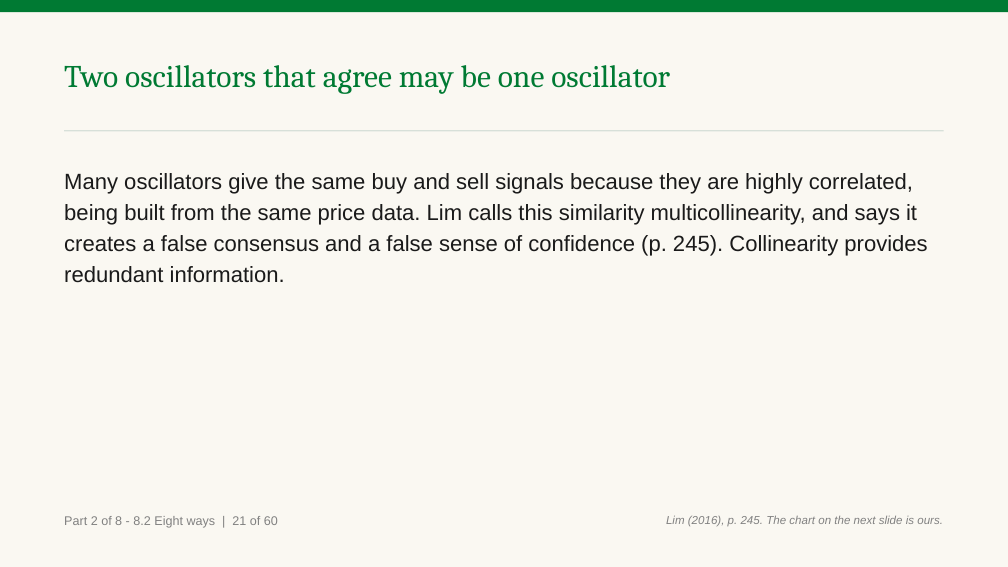
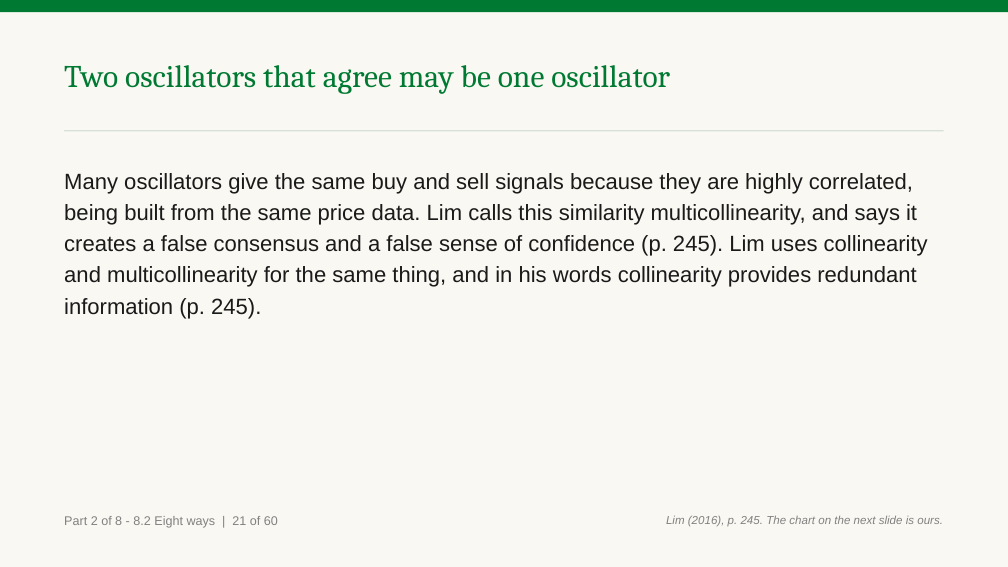
Before and after one commit to benjiesotelo-sudo/Telos_FIN1209, a slide deck: slide 90 of chapter-08/FIN1209-Chapter-08.pptx (slide 91 before the commit). Drawn at 1008x567 pixels with LibreOffice and Linux fonts; fonts in the diff are those of the drawing. Boxes give left, top, right and bottom in pixels: in the first picture for what was removed or moved away, otherwise in the second. Text is boxed around its words. In the diff, an @@ line names an element or a change of style, - is before the commit and + after.

```diff
--- a/chapter-08/FIN1209-Chapter-08.pptx
+++ b/chapter-08/FIN1209-Chapter-08.pptx
@@ text at <box>64,173,928,319</box>: text changed @@
-Many oscillators give the same buy and sell signals because they are highly correlated, being built from the same price data. Lim calls this similarity multicollinearity, and says it creates a false consensus and a false sense of confidence (p. 245). Collinearity provides redundant information.
+Many oscillators give the same buy and sell signals because they are highly correlated, being built from the same price data. Lim calls this similarity multicollinearity, and says it creates a false consensus and a false sense of confidence (p. 245). Lim uses collinearity and multicollinearity for the same thing, and in his words collinearity provides redundant information (p. 245).
```
Also in this commit, not shown: 59 other slides changed, 1 slide removed, 5 other files.
